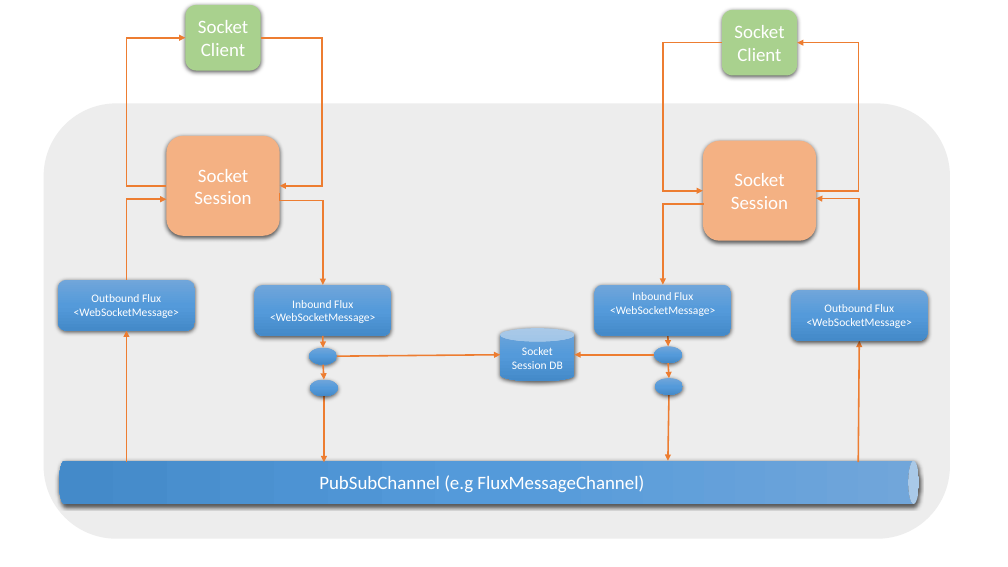
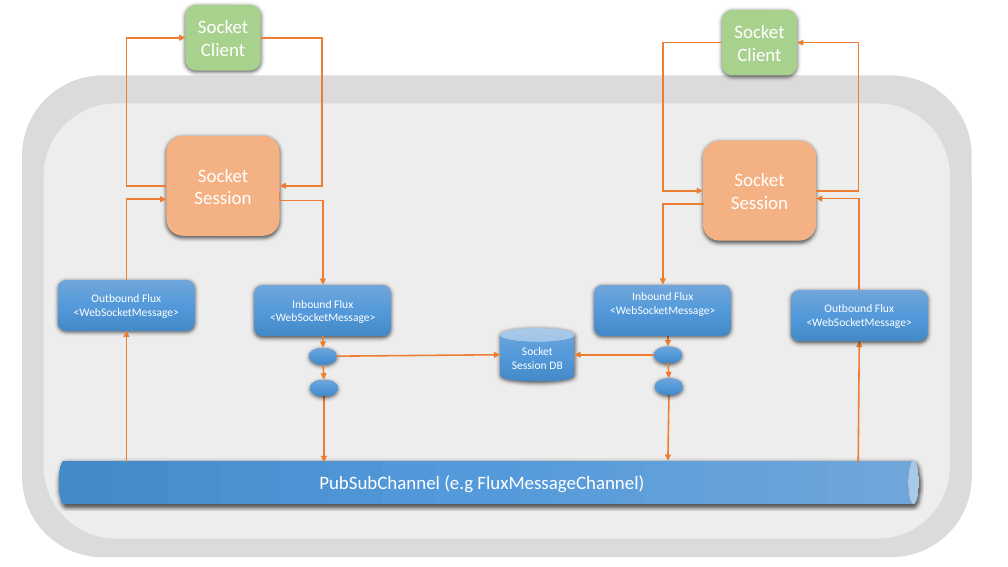
Before and after one commit to kapilraina/websockets, a slide deck: slide 8 of designs.pptx. Drawn at 1008x567 pixels with LibreOffice and Linux fonts; fonts in the diff are those of the drawing. Boxes give left, top, right and bottom in pixels: in the first picture for what was removed or moved away, otherwise in the second. Text is boxed around its words. In the diff, an @@ line names an element or a change of style, - is before the commit and + after.

```diff
--- a/designs.pptx
+++ b/designs.pptx
@@ rounded rectangle added at [22,76,972,557], fill #DBDBDB @@
```
Also in this commit, not shown: 2 other slides changed, 1 slide added.
